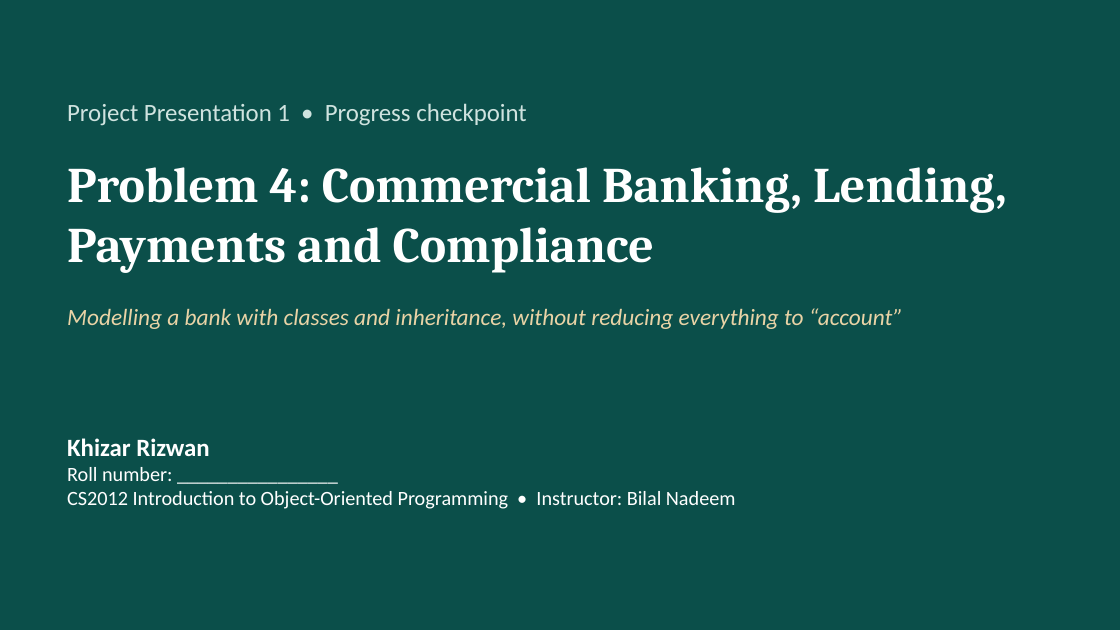
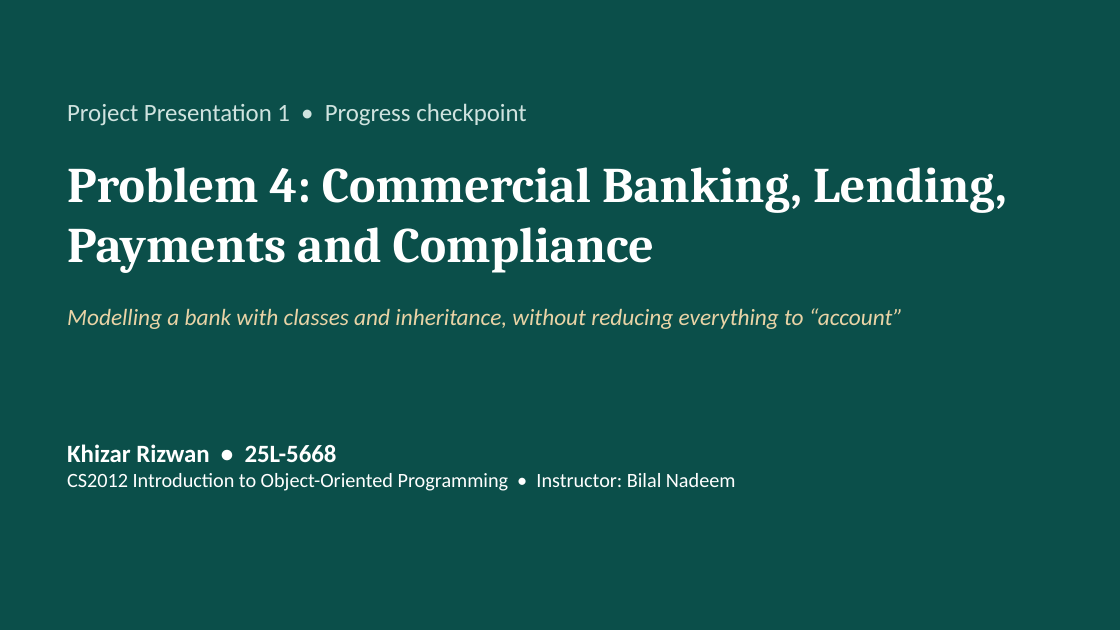
Before and after one commit to l255668-hash/commercial-banking, a slide deck: slide 1 of docs/Progress_Presentation_1.pptx. Drawn at 1120x630 pixels with LibreOffice and Linux fonts; fonts in the diff are those of the drawing. Boxes give left, top, right and bottom in pixels: in the first picture for what was removed or moved away, otherwise in the second. Text is boxed around its words. In the diff, an @@ line names an element or a change of style, - is before the commit and + after.

```diff
--- a/docs/Progress_Presentation_1.pptx
+++ b/docs/Progress_Presentation_1.pptx
@@ text at <box>67,444,337,462</box>: text changed; size 13 to 16 pt; bold on @@
-Khizar Rizwan
-Roll number: ________________
+Khizar Rizwan • 25L-5668
```
Also in this commit, not shown: 5 other slides changed, 2 slides added, 1 slide removed, 12 other files.
